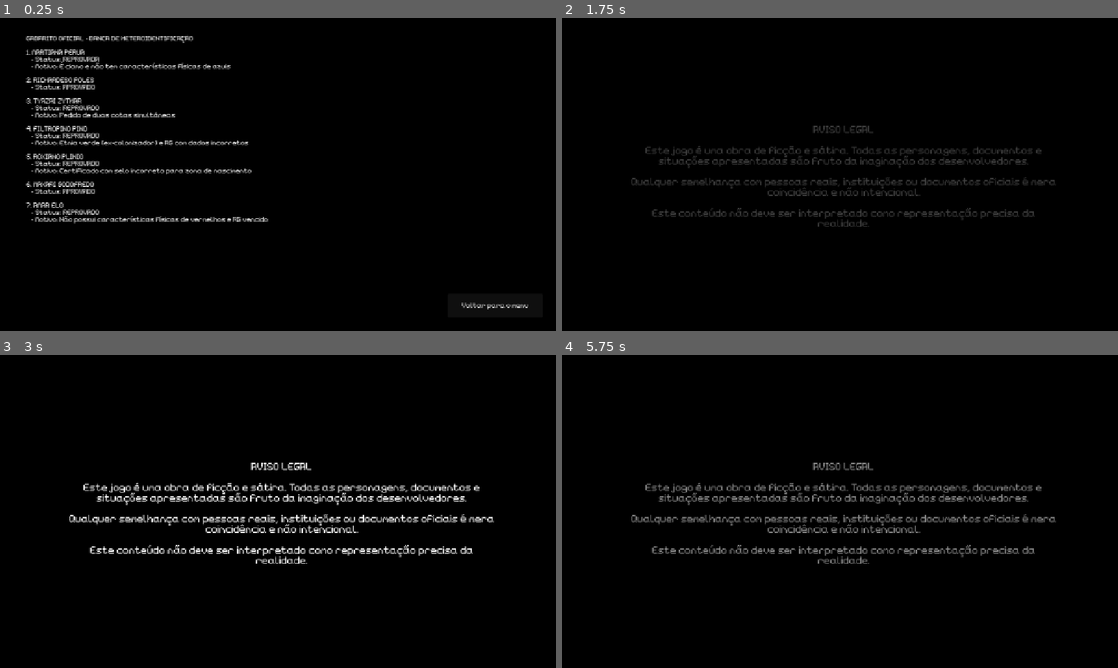
Above: before the commit, frames 1-4 (two rows, left to right).
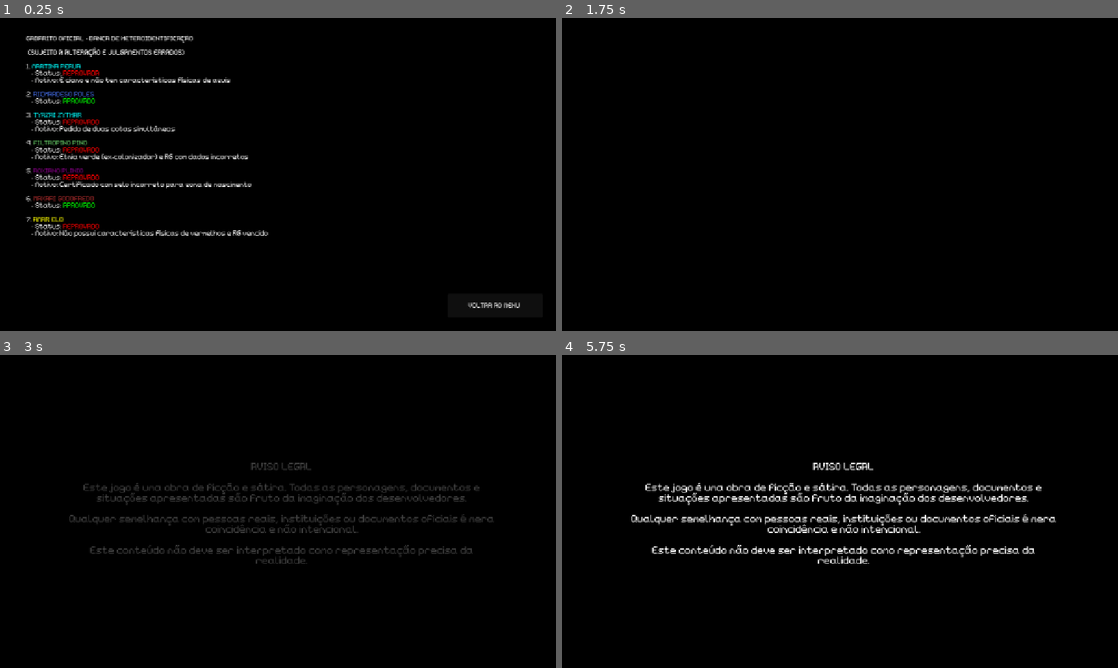
Above: after the commit, the same moments.

Repository: felipemarley/any_colour_you_like
Game: Godot game, scene res://scenes/screens/gabarito.tscn
Same seed, same stepped clock (60 frames per second), same inputs: the game is played once before the commit and once after it. This scene is started directly instead of the project's main scene.
Inputs (mouse positions are in pixels of both pictures, inside the frame that each line leads up to):
- Up to frame 1 (0.25 s): no input
- Up to frame 2 (1.75 s): click "Voltar para o menu" (after the commit: "VOLTAR AO MENU") at 0.5 s; click "INICIAR" at 1.25 s
- Up to frame 3 (3 s): move the mouse to (400, 495) at 2.02 s; click (400, 495) at 2.17 s; drag from (166, 527) to (250, 574) at 2.77 s
- Up to frame 4 (5.75 s): tap Enter at 3.5 s; move the mouse to (895, 442) at 3.52 s; click (895, 442) at 3.67 s; drag from (812, 574) to (673, 464) at 4.27 s; tap Space at 5 s; move the mouse to (1006, 558) at 5.02 s; click (1006, 558) at 5.17 s

The runs differ from the first frame. In frame 1, 7.0% of the frame differs, in the area x 4-95%, y 9-94%; in frame 2, 2.7%; in frame 3, 4.4%; in frame 4, 3.9%.

Commit message:
ajustes finais

Diff:
--- a/project.godot
+++ b/project.godot
@@ -11,7 +11,7 @@
 [application]
 
 config/name="any_colour_you_like"
-run/main_scene="uid://ckvpucirqslln"
+run/main_scene="uid://c88jviheskobs"
 config/features=PackedStringArray("4.4", "Forward Plus")
 config/icon="res://icon.svg"
 
--- a/scenes/screens/gabarito.tscn
+++ b/scenes/screens/gabarito.tscn
@@ -1,6 +1,7 @@
-[gd_scene load_steps=2 format=3 uid="uid://de3265adyw31q"]
+[gd_scene load_steps=3 format=3 uid="uid://de3265adyw31q"]
 
 [ext_resource type="Script" uid="uid://3qniivbu8nay" path="res://scripts/voltar_menu.gd" id="1_a7i6g"]
+[ext_resource type="Script" uid="uid://cwl42lq72u0yk" path="res://scripts/gabarito.gd" id="1_p548f"]
 
 [node name="Gabarito" type="Control"]
 layout_mode = 3
@@ -9,6 +10,7 @@
 anchor_bottom = 1.0
 grow_horizontal = 2
 grow_vertical = 2
+script = ExtResource("1_p548f")
 
 [node name="ColorRect" type="ColorRect" parent="."]
 layout_mode = 1
@@ -27,31 +29,43 @@
 offset_bottom = 671.0
 text = "GABARITO OFICIAL - BANCA DE HETEROIDENTIFICAÇÃO
 
-1. MARTIANA PERUA
-   - Status: REPROVADA
-   - Motivo: É ciano e não tem características físicas de azuis
+    [color=#00FFFF]MARTIANA PERUA[/color]
 
-2. RICHARDESO POLES
-   - Status: APROVADO
+        Status: [color=#FF0000]REPROVADA[/color]
 
-3. TYAZAI ZYTHAR
-   - Status: REPROVADO
-   - Motivo: Pedido de duas cotas simultâneas
+        Motivo: É ciano e não tem características físicas de azuis
 
-4. FILTROPINO PINO
-   - Status: REPROVADO
-   - Motivo: Etnia verde (ex-colonizador) e RG com dados incorretos
+    [color=#4169E1]RICHARDESO POLES[/color]
 
-5. ROXIANO PLINIO
-   - Status: REPROVADO
-   - Motivo: Certificado com selo incorreto para zona de nascimento
+        Status: [color=#00AA00]APROVADO[/color]
 
-6. MAXARI GODOFREDO
-   - Status: APROVADO
+    [color=#8B008B]TYAZAI ZYTHAR[/color]
 
-7. AMAR ELO
-   - Status: REPROVADO
-   - Motivo: Não possui características físicas de vermelhos e RG vencido"
+        Status: [color=#FF0000]REPROVADO[/color]
+
+        Motivo: Pedido de duas cotas simultâneas
+
+    [color=#228B22]FILTROPINO PINO[/color]
+
+        Status: [color=#FF0000]REPROVADO[/color]
+
+        Motivo: Etnia verde (ex-colonizador) e RG com dados incorretos
+
+    [color=#800080]ROXIANO PLINIO[/color]
+
+        Status: [color=#FF0000]REPROVADO[/color]
+
+        Motivo: Certificado com selo incorreto para zona de nascimento
+
+    [color=#DAA520]MAXARI GODOFREDO[/color]
+
+        Status: [color=#00AA00]APROVADO[/color]
+
+    [color=#FF0000]AMAR ELO[/color]
+
+        Status: [color=#FF0000]REPROVADO[/color]
+
+        Motivo: Não possui características físicas de vermelhos e RG vencido"
 
 [node name="Voltar" type="Button" parent="ColorRect"]
 layout_mode = 0
@@ -59,7 +73,7 @@
 offset_top = 634.0
 offset_right = 1249.0
 offset_bottom = 688.0
-text = "Voltar para o menu"
+text = "VOLTAR AO MENU "
 script = ExtResource("1_a7i6g")
 
 [connection signal="pressed" from="ColorRect/Voltar" to="ColorRect/Voltar" method="_on_pressed"]
--- a/scenes/screens/game.tscn
+++ b/scenes/screens/game.tscn
@@ -1014,9 +1014,6 @@
 offset_right = 428.036
 offset_bottom = 372.783
 document_text = "
-✅ REGRAS DE VALIDAÇÃO
-
-
 📄 1. VALIDAÇÃO DE DOCUMENTAÇÃO
 ---------------------------------------------------------------
 1.1. Validade dos Documentos
--- a/scripts/aviso.gd
+++ b/scripts/aviso.gd
@@ -1,8 +1,11 @@
 extends AnimationPlayer
 
 func _ready() -> void:
-	# Conecta o sinal de animação terminada
 	animation_finished.connect(_on_animation_finished)
+
+	# Diminui a velocidade para 0.5 (2x mais lenta)
+	set_speed_scale(0.25)
+
 	play("entrada-aviso")
 
 func _on_animation_finished(anim_name: String):
--- a/scripts/document_data.gd
+++ b/scripts/document_data.gd
@@ -4,7 +4,7 @@
 	return {
 		"RG": {
 			"textos": {
-					"blue-01": "MARTIANA PERUA
+					"blue-01": "MARTINA PERUA
 								RG - 746.900-MR
 								ETNIA - CIANO
 								DATA NAS.: 17/05/2002
@@ -62,7 +62,7 @@
 		"certidao": {
 			"textos": {
 				"blue-01": "CERTIFICADO DE NASCIMENTO MARCIANO
-NOME: MARTIANA PERUA
+NOME: MARTINA PERUA
 DATA: 17/05/2002
 LOCAL: Clínica Genética de New Xenthia - Região verde-56
 FILIAÇÃO:
@@ -70,7 +70,7 @@
 - PORTADOR GENÉTICO 2: Qw'ena Vlor (ETNIA VERDE)
 MODIFICAÇÕES GENÉTICAS REGISTRADAS: Nenhuma
 ETNIA DECLARADA: CIANO
-CÓDIGO BIOLÓMICO: MR-0092-XT",
+CÓDIGO BIOLÓGICO: MR-0092-XT",
 
 				"blue-02": "CERTIFICADO DE NASCIMENTO MARCIANO
 NOME: RICHARDESO POLES
@@ -81,7 +81,7 @@
 - PORTADOR GENÉTICO 2: Myantia Klyth (ETNIA AZUL CLARO)
 MODIFICAÇÕES GENÉTICAS REGISTRADAS: CHIFRUDO
 ETNIA DECLARADA: AZUL
-CÓDIGO BIOLÓMICO: MR-1124-TB",
+CÓDIGO BIOLÓGICO: MR-1124-TB",
 
 				"blue-03": "CERTIFICADO DE NASCIMENTO MARCIANO
 NOME: TYAZAI ZYTHAR
@@ -93,7 +93,7 @@
 - PORTADOR GENÉTICO 2: Orlsa Zythar (VERMELHO CLARO)
 MODIFICAÇÕES GENÉTICAS REGISTRADAS: Nenhuma
 ETNIA DECLARADA: AZUL CLARO
-CÓDIGO BIOLÔMICO: MR-1234-DX",
+CÓDIGO BIOLÓGICO: MR-1234-DX",
 
 				"green-01": "CERTIFICADO DE NASCIMENTO MARCIANO
 NOME: FILTROPINO PINO
@@ -105,7 +105,7 @@
 - PORTADOR GENÉTICO 2: In'dex Pino (VERDE CLARO)
 MODIFICAÇÕES GENÉTICAS REGISTRADAS: Nenhuma
 ETNIA DECLARADA: VERDE
-CÓDIGO BIOLÔMICO: MR-9865-DX",
+CÓDIGO BIOLÓGICO: MR-9865-DX",
 
 
 				"purple-01": "CERTIFICADO DE NASCIMENTO MARCIANO
@@ -118,7 +118,7 @@
 - PORTADOR GENÉTICO 2: Digidigidigi e (VERMELHO ESCURO)
 MODIFICAÇÕES GENÉTICAS REGISTRADAS: Nenhuma
 ETNIA DECLARADA: ROXO
-CÓDIGO BIOLÔMICO: MR-3456-DX",
+CÓDIGO BIOLÓGICO: MR-3456-DX",
 
 
 
@@ -132,7 +132,7 @@
 - PORTADOR GENÉTICO 2: Jota Questi (VERMELHO ESCURO)
 MODIFICAÇÕES GENÉTICAS REGISTRADAS: Nenhuma
 ETNIA DECLARADA: ROXO
-CÓDIGO BIOLÔMICO: MR-2645-DX",
+CÓDIGO BIOLÓGICO: MR-2645-DX",
 
 
 				"yellow-01": "CERTIFICADO DE NASCIMENTO MARCIANO
@@ -145,7 +145,7 @@
 - PORTADOR GENÉTICO 2: Eliano Faro (VERMELHO)
 MODIFICAÇÕES GENÉTICAS REGISTRADAS: CIRCUFERENCIA CRANIANA AVANTAJADA
 ETNIA DECLARADA: AMARELO
-CÓDIGO BIOLÔMICO: MR-3768-DX"
+CÓDIGO BIOLÓGICO: MR-3768-DX"
 			},
 			"texturas": {
 				"blue-01": "res://assets/documents/certidao-nasc-002.png",
@@ -168,7 +168,7 @@
 [ ] OPTO pelo sistema de cotas para VERMELHOS (Art.12º)
 
 Justificativa:
-'Meu código biolômico comprova ancestralidade azul,
+'Meu código biológico comprova ancestralidade azul,
 apesar da contribuição genética verde da portadora Qw'ena Vlor.
 Meu fenótipo é azul, como atesta meu selo epidermal.'
 
@@ -185,7 +185,7 @@
 [ ] OPTO pelo sistema de cotas para VERMELHOS (Art.12º)
 
 Justificativa:
-'Meu código biolômico comprova ancestralidade azul total.'
+'Meu código biológico comprova ancestralidade azul total.'
 
 ASSINATURA BIOMÉTRICA: (padrão de DNA verificado)
 DATA MARCIANA: 15/01/2025",
@@ -200,7 +200,7 @@
 [X] OPTO pelo sistema de cotas para VERMELHOS (Art.12º)
 
 Justificativa:
-'Meu código biolômico comprova ancestralidade azul e vermelha em conjunto.
+'Meu código biológico comprova ancestralidade azul e vermelha em conjunto.
 Por esse motivo desejo as duas cotas.'
 
 ASSINATURA BIOMÉTRICA: (padrão de DNA verificado)
@@ -215,7 +215,7 @@
 [ ] OPTO pelo sistema de cotas para VERMELHOS (Art.12º)
 
 Justificativa:
-'Meu código biolômico comprova ancestralidade azul no que se diz 3° grau,
+'Meu código biológico comprova ancestralidade azul no que se diz 3° grau,
 meu bisavó por parte de mão era azul claro, e isso fica evidente pelo meu
 nariz.'
 
@@ -232,7 +232,7 @@
 [X] OPTO pelo sistema de cotas para VERMELHOS (Art.12º)
 
 Justificativa:
-'Meu código biolômico comprova ancestralidade azul e vermelha,
+'Meu código biológico comprova ancestralidade azul e vermelha,
 mas escolho a cota vermelha por ter nascido em uma região vermelha.'
 
 ASSINATURA BIOMÉTRICA: (padrão de DNA verificado)
@@ -263,7 +263,7 @@
 [X] OPTO pelo sistema de cotas para VERMELHOS (Art.12º)
 
 Justificativa:
-'Meu código biolômico comprova ancestralidade vermelha,
+'Meu código biológico comprova ancestralidade vermelha,
 tenho parentesco de 1° grau com uma pessoa vermelha.'
 
 ASSINATURA BIOMÉTRICA: (padrão de DNA verificado)
--- /dev/null
+++ b/scripts/gabarito.gd
@@ -0,0 +1,33 @@
+extends Control
+
+func _ready() -> void:
+	$ColorRect/RichTextLabel.bbcode_enabled = true
+	$ColorRect/RichTextLabel.text = (
+		"GABARITO OFICIAL - BANCA DE HETEROIDENTIFICAÇÃO\n\n (SUJEITO A ALTERAÇÃO E JULGAMENTOS ERRADOS)\n\n" +
+
+		"1. [color=cyan]MARTINA PERUA[/color]\n" +
+		"   - Status: [color=red]REPROVADA[/color]\n" +
+		"   - Motivo: É ciano e não tem características físicas de azuis\n\n" +
+
+		"2. [color=#4169E1]RICHARDESO POLES[/color]\n" +
+		"   - Status: [color=green]APROVADO[/color]\n\n" +
+
+		"3. [color=cyan]TYAZAI ZYTHAR[/color]\n" +
+		"   - Status: [color=red]REPROVADO[/color]\n" +
+		"   - Motivo: Pedido de duas cotas simultâneas\n\n" +
+
+		"4. [color=#66CC66]FILTROPINO PINO[/color]\n" +
+		"   - Status: [color=red]REPROVADO[/color]\n" +
+		"   - Motivo: Etnia verde (ex-colonizador) e RG com dados incorretos\n\n" +
+
+		"5. [color=#800080]ROXIANO PLINIO[/color]\n" +
+		"   - Status: [color=red]REPROVADO[/color]\n" +
+		"   - Motivo: Certificado com selo incorreto para zona de nascimento\n\n" +
+
+		"6. [color=#A52A2A]MAXARI GODOFREDO[/color]\n" +
+		"   - Status: [color=green]APROVADO[/color]\n\n" +
+
+		"7. [color=yellow]AMAR ELO[/color]\n" +
+		"   - Status: [color=red]REPROVADO[/color]\n" +
+		"   - Motivo: Não possui características físicas de vermelhos e RG vencido\n"
+	)
Not shown: 1 places in scenes/screens/game.tscn that only renumber resources
Not shown, added: scripts/gabarito.gd.uid
